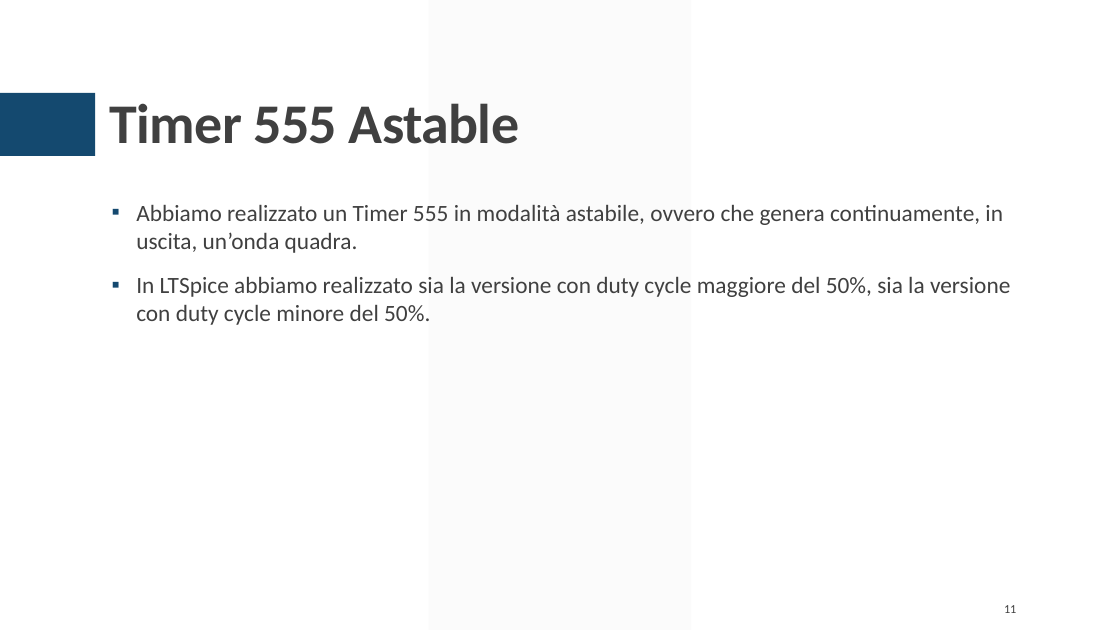
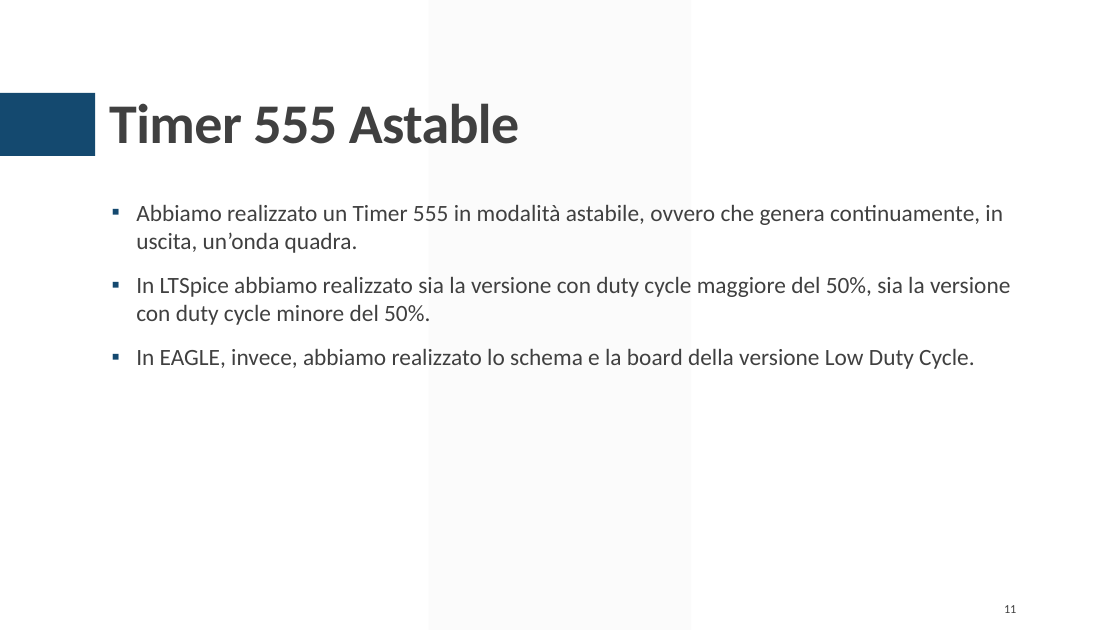
Before and after one commit to greco-salvatore/LTSpice, a slide deck: slide 11 of presentazione/presentazione.pptx. Drawn at 1120x630 pixels with LibreOffice and Linux fonts; fonts in the diff are those of the drawing. Boxes give left, top, right and bottom in pixels: in the first picture for what was removed or moved away, otherwise in the second. Text is boxed around its words. In the diff, an @@ line names an element or a change of style, - is before the commit and + after.

```diff
--- a/presentazione/presentazione.pptx
+++ b/presentazione/presentazione.pptx
@@ text at bbox=[136, 349, 974, 369]: paragraph added @@
+▪ In EAGLE, invece, abbiamo realizzato lo schema e la board della versione Low Duty Cycle.
```
